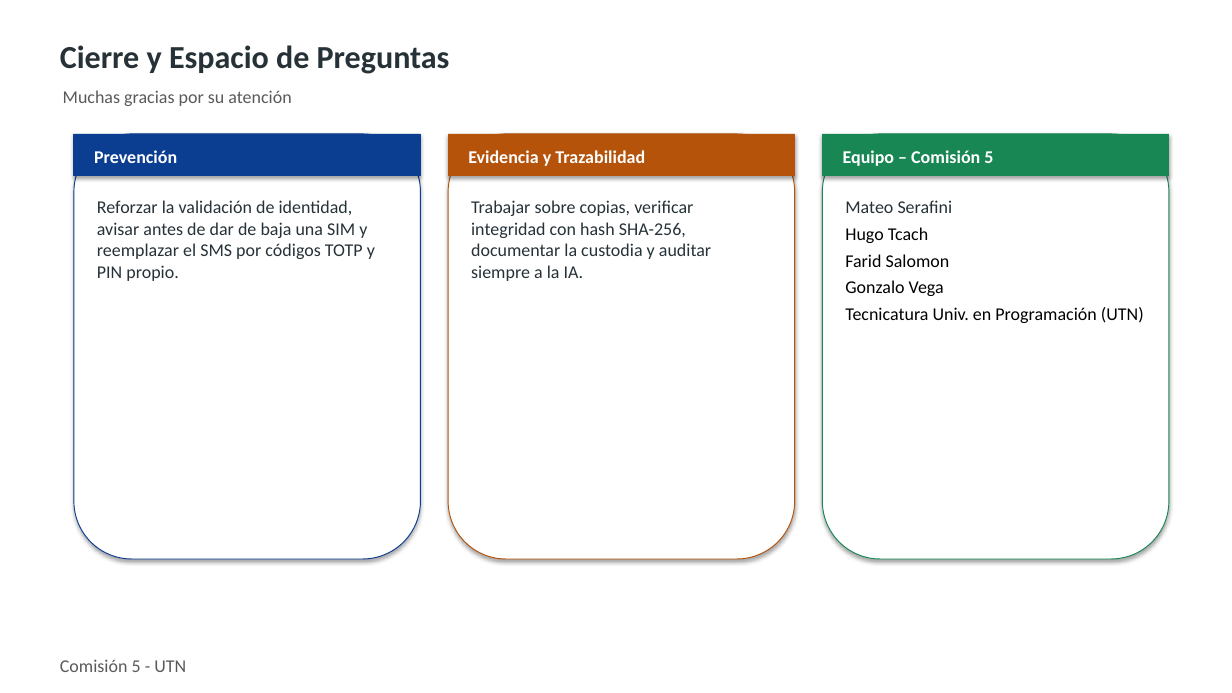
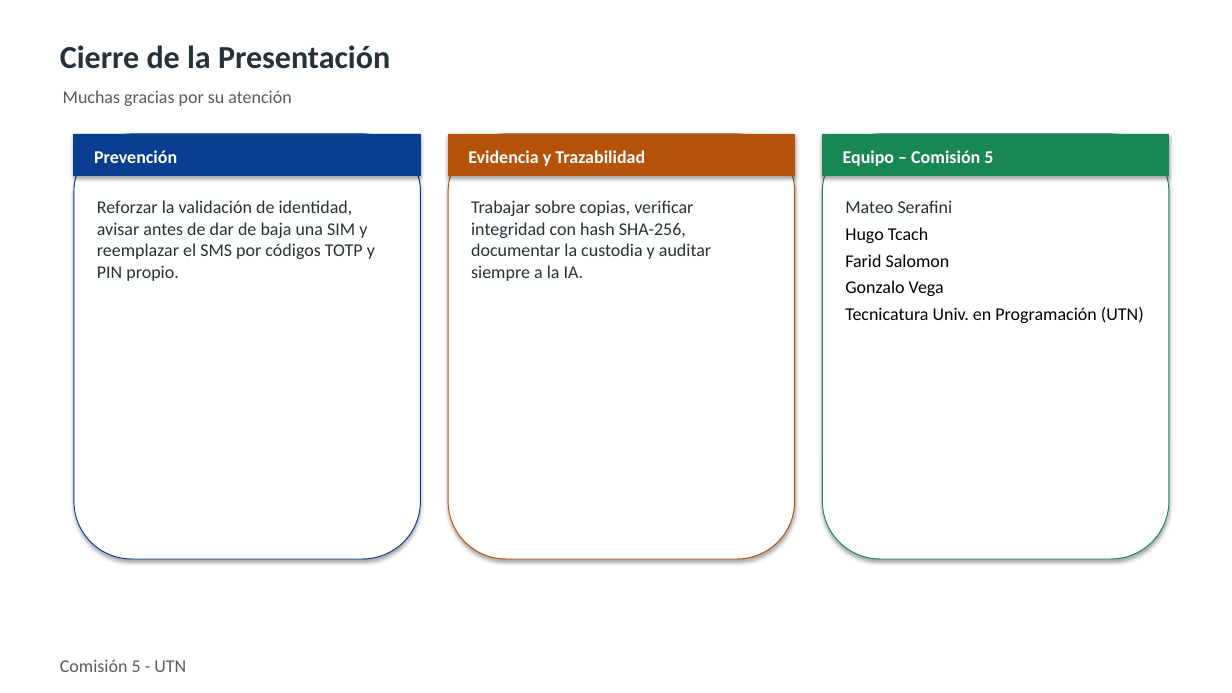
Before and after one commit to GonzaVega/TPI-Legislacion, a slide deck: slide 10 of resolucion-consignas/presentacion-y-guion/Presentacion_TPI_Eje1.pptx. Drawn at 1232x693 pixels with LibreOffice and Linux fonts; fonts in the diff are those of the drawing. Boxes give left, top, right and bottom in pixels: in the first picture for what was removed or moved away, otherwise in the second. Text is boxed around its words. In the diff, an @@ line names an element or a change of style, - is before the commit and + after.

```diff
--- a/resolucion-consignas/presentacion-y-guion/Presentacion_TPI_Eje1.pptx
+++ b/resolucion-consignas/presentacion-y-guion/Presentacion_TPI_Eje1.pptx
@@ text at <box>60,45,390,69</box>: text changed @@
-Cierre y Espacio de Preguntas
+Cierre de la Presentación
```
Also in this commit, not shown: 51 other files.
